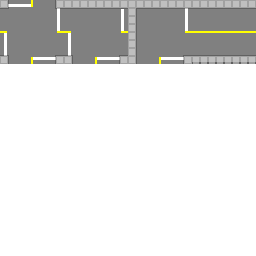
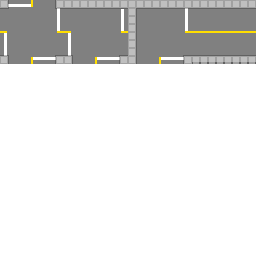
Revision of a layered w=256, h=256 image; what changed, layer by layer:
painted on "Straight" over bbox(192, 31, 256, 33)
painted on "2-way" over bbox(159, 31, 192, 64)
painted on "3-way" over bbox(64, 31, 128, 64)
painted on "4-way" over bbox(0, 0, 64, 64)
